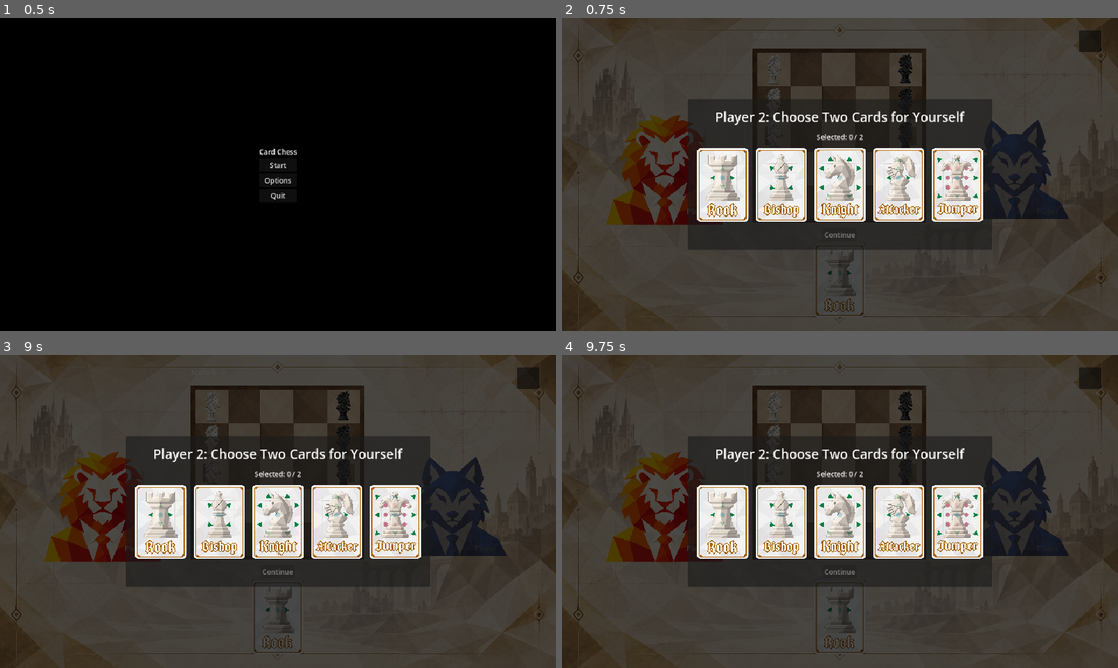
Above: before the commit, frames 1-4 (two rows, left to right).
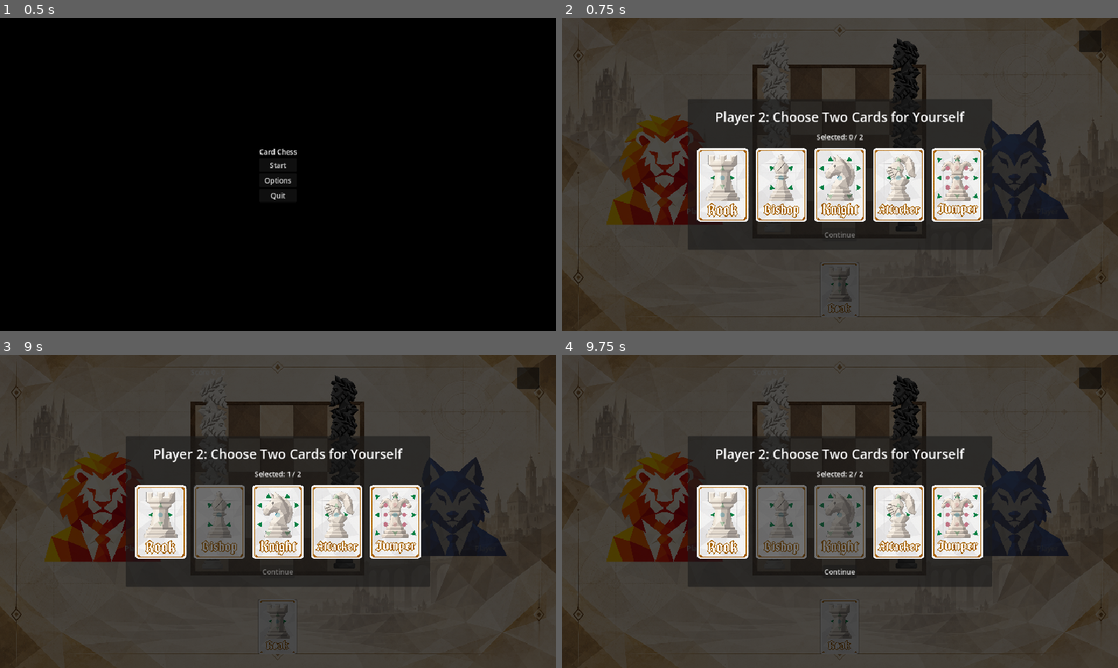
Above: after the commit, the same moments.

Repository: ryanh6/cardChess
Game: Godot game, scene res://scenes/main.tscn
Same seed, same stepped clock (60 frames per second), same inputs: the game is played once before the commit and once after it. The project has no main scene, so this scene is started directly.
Inputs (mouse positions are in pixels of both pictures, inside the frame that each line leads up to; where the layout moved, square brackets give the same spot in the first picture):
- Up to frame 1 (0.5 s): no input
- Up to frame 2 (0.75 s): click "Start" at 0.5 s
- Up to frame 3 (9 s): click (211, 420) [211, 405] at 1.25 s; click (244, 420) [244, 405] at 2 s; click (278, 420) [278, 405] at 2.75 s; click (311, 420) [311, 405] at 3.5 s; click (344, 420) [344, 405] at 4.25 s; click (211, 455) [211, 439] at 5 s; click (244, 455) [244, 439] at 5.75 s; click (278, 455) [278, 439] at 6.5 s; click (311, 455) [311, 439] at 7.25 s; click (344, 455) [344, 439] at 8 s; click (211, 489) [211, 473] at 8.75 s
- Up to frame 4 (9.75 s): click (806, 489) [806, 473] at 9.5 s

Frame 1 is identical in both runs. In frame 2, 2.9% of the frame differs, in the area x 34-66%, y 6-96%; in frame 3, 5.0%; in frame 4, 7.2%.

Commit message:
piece size increase and flip, card size decrease
Flipped player 2 pieces and enlargened all piece sizes, shrinked the waiting card size

Diff:
--- a/scenes/components/cellInterface.tscn
+++ b/scenes/components/cellInterface.tscn
@@ -35,10 +35,10 @@
 [node name="PieceInterface" parent="." unique_id=1004829767 instance=ExtResource("1_utne3")]
 unique_name_in_owner = true
 layout_mode = 1
-anchors_preset = 15
-anchor_right = 1.0
+anchors_preset = 2
+anchor_top = 1.0
 anchor_bottom = 1.0
-offset_right = -1.0
-offset_bottom = -1.0
-grow_horizontal = 2
-grow_vertical = 2
+offset_left = -35.0
+offset_top = -150.0
+offset_right = -35.0
+grow_vertical = 0
--- a/scenes/screens/gameScreen.tscn
+++ b/scenes/screens/gameScreen.tscn
@@ -79,23 +79,19 @@
 [node name="BoardCenter" type="CenterContainer" parent="MainMargin/MainRows/CenterColumn" unique_id=1007131083]
 layout_mode = 2
 size_flags_horizontal = 6
-size_flags_vertical = 3
+size_flags_vertical = 6
 
 [node name="GameBoard" parent="MainMargin/MainRows/CenterColumn/BoardCenter" unique_id=1255382976 instance=ExtResource("2_wdglq")]
 unique_name_in_owner = true
 custom_minimum_size = Vector2(400, 400)
 layout_mode = 2
 
-[node name="WaitingCardLabel" type="Label" parent="MainMargin/MainRows/CenterColumn" unique_id=392858201]
-layout_mode = 2
-text = "Waiting Card"
-horizontal_alignment = 1
-
 [node name="WaitingCardCenter" type="CenterContainer" parent="MainMargin/MainRows/CenterColumn" unique_id=393443092]
 layout_mode = 2
 
 [node name="WaitingCard" parent="MainMargin/MainRows/CenterColumn/WaitingCardCenter" unique_id=2009131815 instance=ExtResource("3_jys3q")]
 unique_name_in_owner = true
+custom_minimum_size = Vector2(90, 126)
 layout_mode = 2
 
 [node name="NextRoundButton" type="Button" parent="MainMargin/MainRows/CenterColumn" unique_id=2081469918]
--- a/scripts/interface/cellInterface.gd
+++ b/scripts/interface/cellInterface.gd
@@ -4,11 +4,12 @@
 
 signal cellSelected(position: Vector2i)
 
-const WHITEPIECE: Texture2D = preload("res://assets/whitePiece.png")
-const BLACKPIECE: Texture2D = preload("res://assets/blackPiece.png")
+#const WHITEPIECE: Texture2D = preload("res://assets/whitePiece.png")
+#const BLACKPIECE: Texture2D = preload("res://assets/blackPiece.png")
 
 @export var boardPosition: Vector2i
-@export_enum("Empty: -1", "Player 1: 0", "Player 2: 1") var startingOwnerID: int = -1
+@export_enum("Empty: -1", "Player 1: 0", "Player 2: 1")
+var startingOwnerID: int = -1
 
 @onready var pieceView: TextureRect = %PieceInterface
 @onready var highlight: ColorRect = %HighlightColor
@@ -24,12 +25,7 @@
 	cellSelected.emit(boardPosition)
 
 func displayPiece(ownerID: int):
-	if ownerID == 0:
-		pieceView.texture = WHITEPIECE
-	elif ownerID == 1:
-		pieceView.texture = BLACKPIECE
-	else:
-		pieceView.texture = null
+	pieceView.ownerID = ownerID
 
 func setHighlight(newColor: Color):
 	highlight.color = newColor
--- a/scripts/interface/pieceInterface.gd
+++ b/scripts/interface/pieceInterface.gd
@@ -16,7 +16,10 @@
 func updateTexture():
 	if ownerID == 0:
 		texture = WHITEPIECE
+		flip_h = false
 	elif ownerID == 1:
 		texture = BLACKPIECE
+		flip_h = true
 	else:
 		texture = null
+		flip_h = false
Binary file added: assets/cardChessWording.png
Not shown, added: assets/cardChessWording.png.import
Not shown: 1 places in scenes/screens/gameScreen.tscn that only renumber resources
